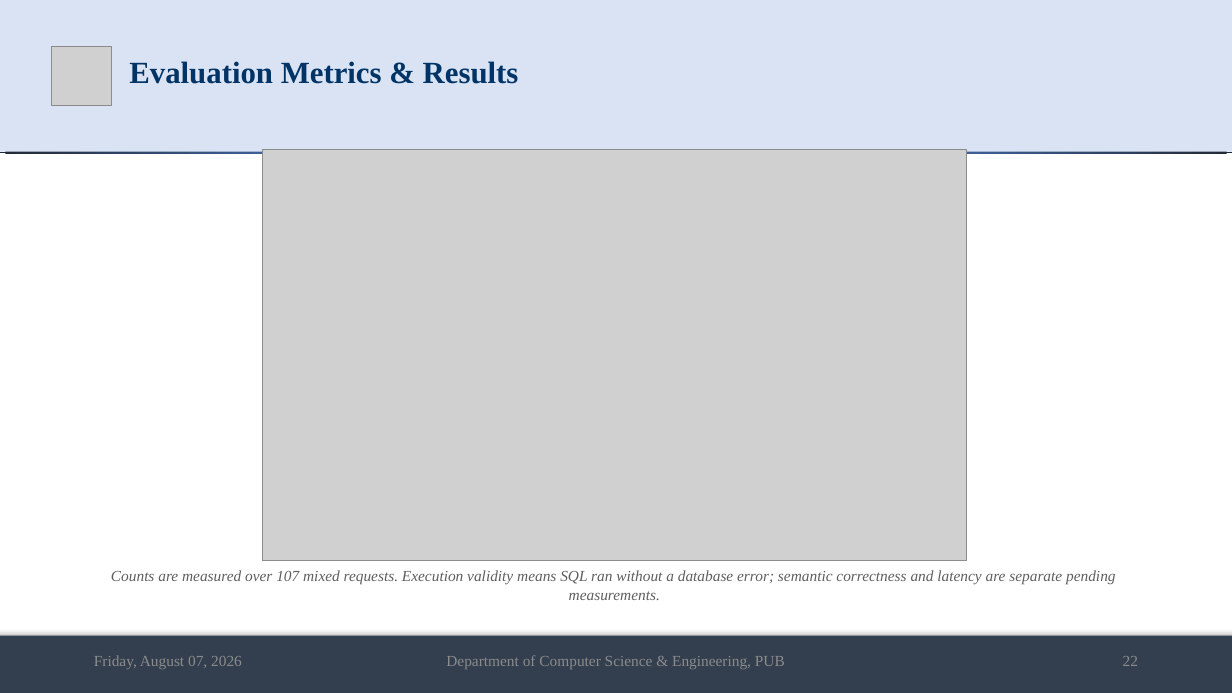
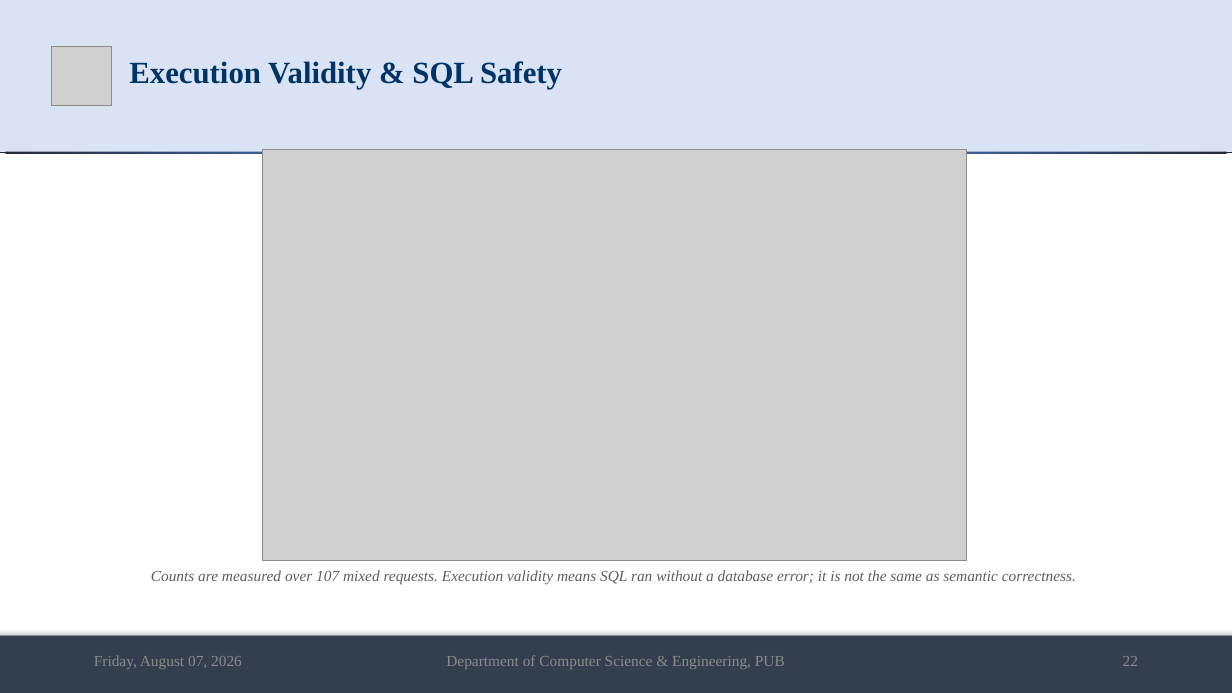
Before and after one commit to md-riaz/AEGIS-Research, a slide deck: slide 22 of docs/scripts/Md_Riaz_Mid_Defense_Final_0322310105101024.pptx. Drawn at 1232x693 pixels with LibreOffice and Linux fonts; fonts in the diff are those of the drawing; grey boxes stand for pictures. Boxes give left, top, right and bottom in pixels: in the first picture for what was removed or moved away, otherwise in the second. Text is boxed around its words. In the diff, an @@ line names an element or a change of style, - is before the commit and + after.

Commit message:
Align mid defense metrics with thesis results

```diff
--- a/docs/scripts/Md_Riaz_Mid_Defense_Final_0322310105101024.pptx
+++ b/docs/scripts/Md_Riaz_Mid_Defense_Final_0322310105101024.pptx
@@ title at bbox=[129, 61, 562, 89]: text changed @@
-Evaluation Metrics & Results
+Execution Validity & SQL Safety
@@ text at bbox=[151, 570, 1076, 585]: text changed @@
-Counts are measured over 107 mixed requests. Execution validity means SQL ran without a database error; semantic correctness and latency are separate pending measurements.
+Counts are measured over 107 mixed requests. Execution validity means SQL ran without a database error; it is not the same as semantic correctness.
```
Also in this commit, not shown: 10 other slides changed, 2 slides added, 2 other files.
